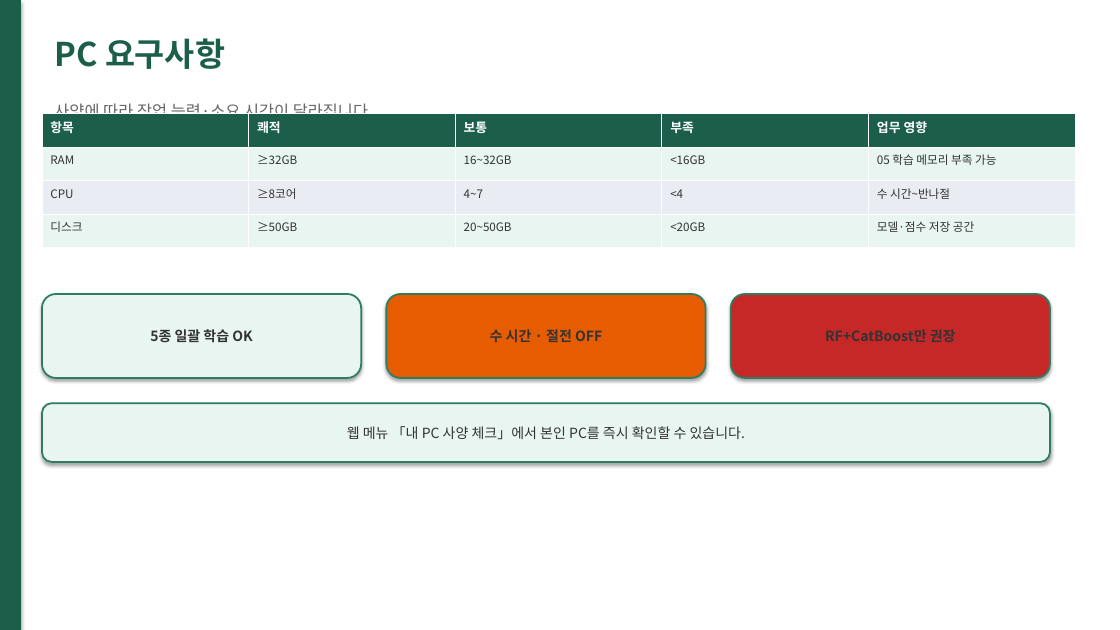
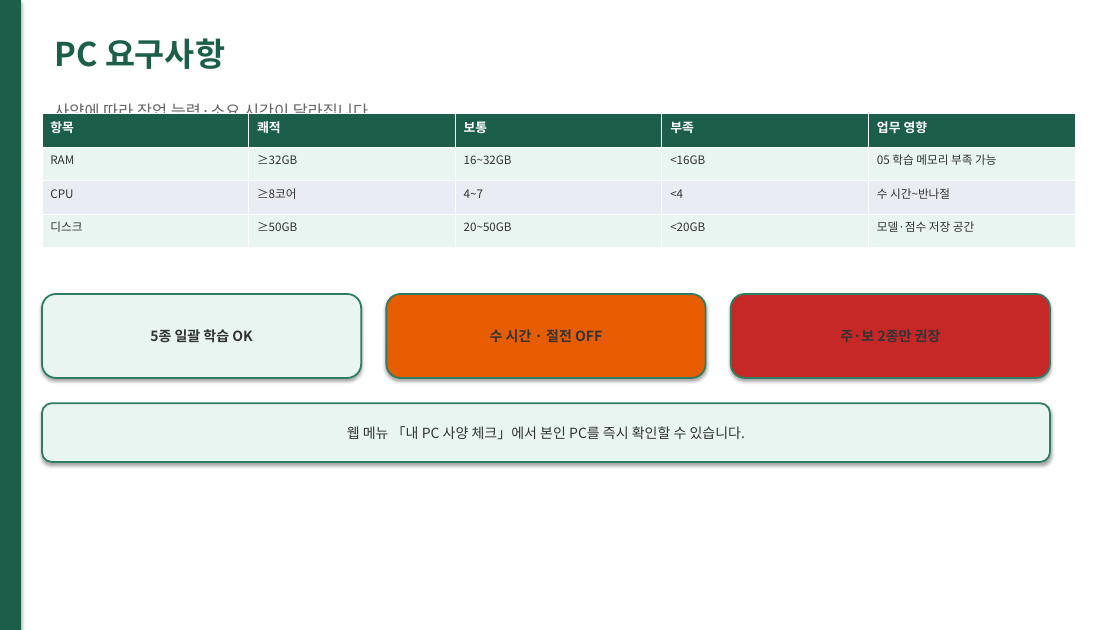
Before and after one commit to lky9464/LocalSubsidies_SupervisedLearning, a slide deck: slide 8 of docs/project_introduction.pptx. Drawn at 1120x630 pixels with LibreOffice and Linux fonts; fonts in the diff are those of the drawing. Boxes give left, top, right and bottom in pixels: in the first picture for what was removed or moved away, otherwise in the second. Text is boxed around its words. In the diff, an @@ line names an element or a change of style, - is before the commit and + after.

```diff
--- a/docs/project_introduction.pptx
+++ b/docs/project_introduction.pptx
@@ text in rounded rectangle at [840, 329, 941, 342]: text changed @@
-RF+CatBoost만 권장
+주·보 2종만 권장
```
Also in this commit, not shown: 4 other slides changed, 28 other files.
